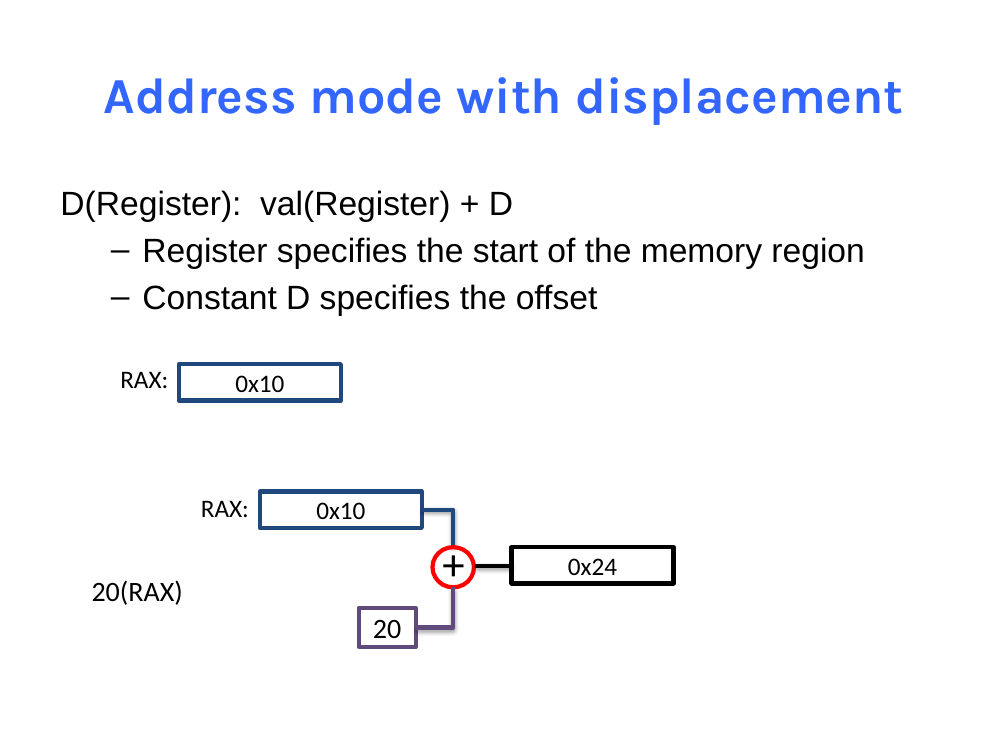
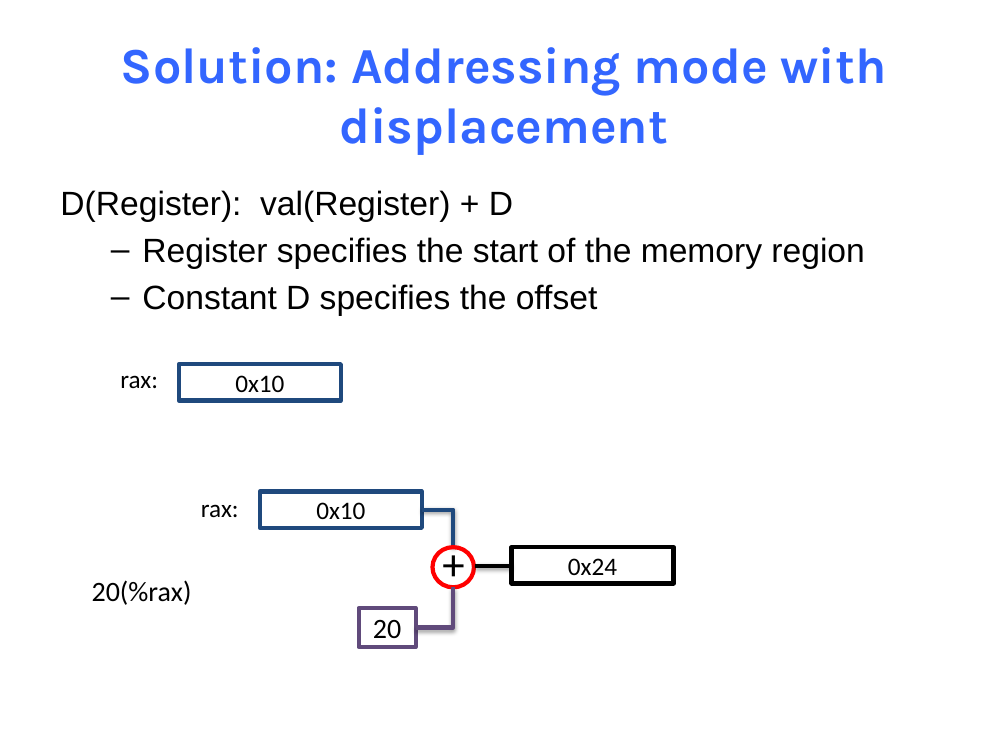
Before and after one commit to NYU-CSO/nyu-cso.github.io, a slide deck: slide 56 of notes/07-Machine_Basic.pptx (slide 70 before the commit). Drawn at 1008x756 pixels with LibreOffice and Linux fonts; fonts in the diff are those of the drawing. Boxes give left, top, right and bottom in pixels: in the first picture for what was removed or moved away, otherwise in the second. Text is boxed around its words. In the diff, an @@ line names an element or a change of style, - is before the commit and + after.

```diff
--- a/notes/07-Machine_Basic.pptx
+++ b/notes/07-Machine_Basic.pptx
@@ title at (x1=121, y1=47, x2=887, y2=155): text changed @@
-Address mode with displacement
+Solution: Addressing mode with displacement
@@ text at (x1=120, y1=375, x2=158, y2=388): text changed @@
-RAX:
+rax:
@@ text at (x1=201, y1=504, x2=239, y2=518): text changed @@
-RAX:
+rax:
@@ text at (x1=92, y1=580, x2=192, y2=605): text changed @@
-20(RAX)
+20(%rax)
```
Also in this commit, not shown: 12 other slides changed, 15 slides removed, 1 other file.
